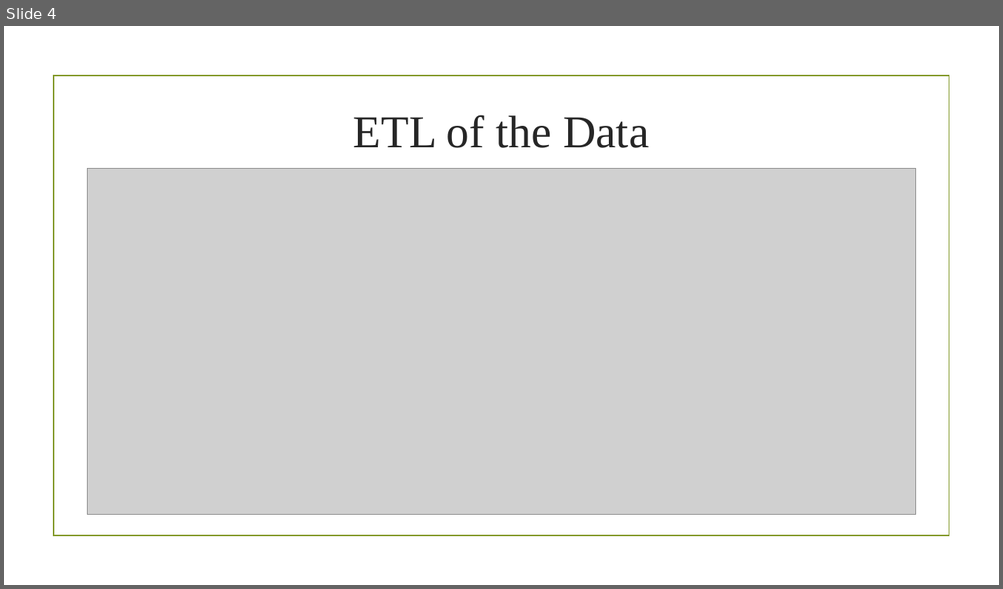
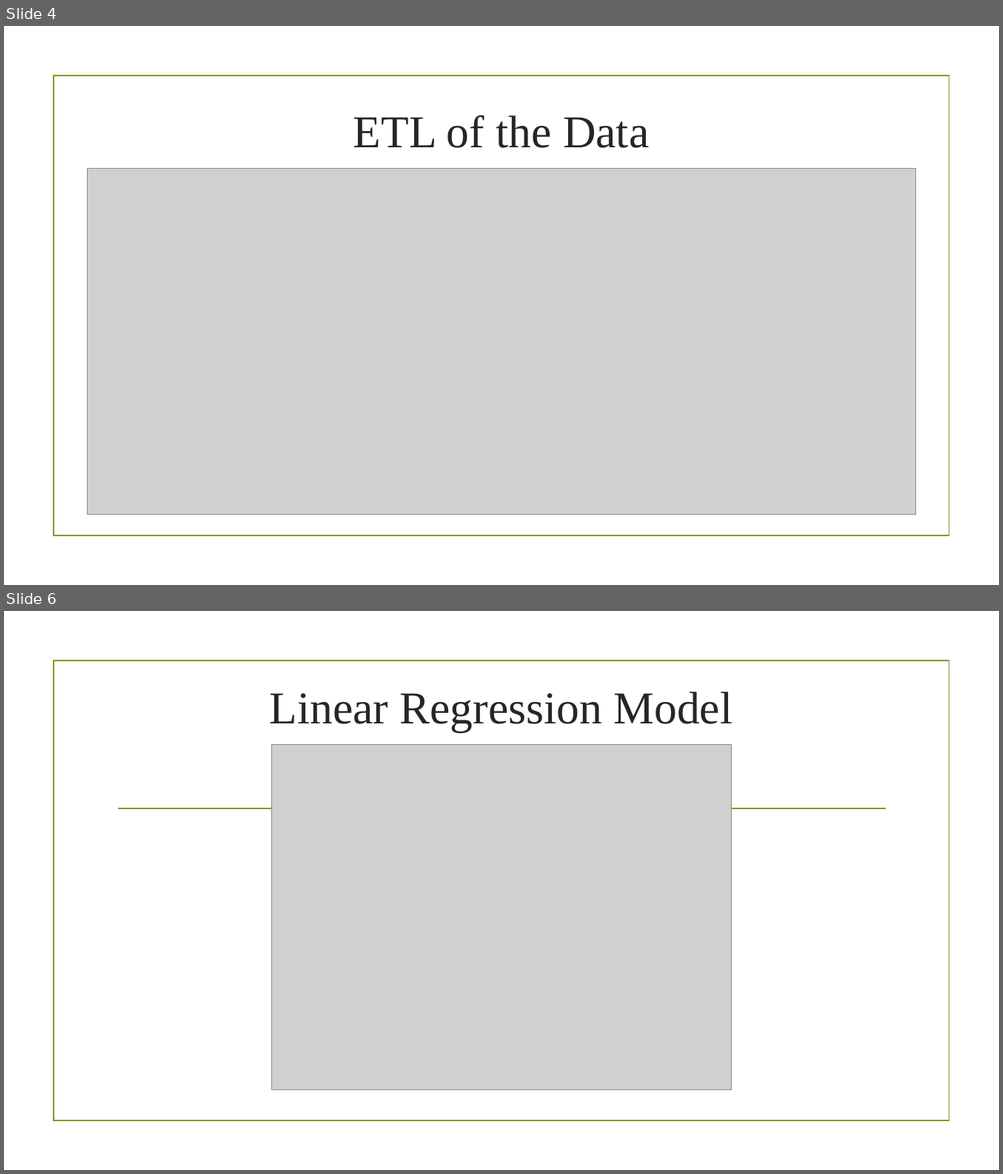
Before and after one commit to zhr47/Final_Project, a slide deck: Presentation1.pptx. Shown one above the other, each under a label of ours: slide 4 before the commit, slides 4 and 6 after it; the slides between them are not shown. The pictures are 1003x589 and 1003x1174 pixels, drawn with LibreOffice and Linux fonts; fonts in the diff are those of the drawing; grey boxes stand for pictures; background and template pictures are left out. Boxes give left, top, right and bottom in pixels: in the first picture for what was removed or moved away, otherwise in the second. Text is boxed around its words. In the diff, an @@ line names an element or a change of style, - is before the commit and + after.

```diff
--- a/Presentation1.pptx
+++ b/Presentation1.pptx
@@ slide 6 added at (4,611,999,1170), background picture (left out); not listed: 1 template element that a slide beside it also shows @@
@@ title added at (270,692,733,732), 44 pt, text #262626 @@
+Linear Regression Model
@@ picture added at (272,744,731,1090) @@
@@ line added from (118, 809) to (885, 809), #83992A 1.25 pt @@
```
Also in this commit, not shown: 2 slides changed, 5 other slides added, 1 slide removed, 7 other files.
